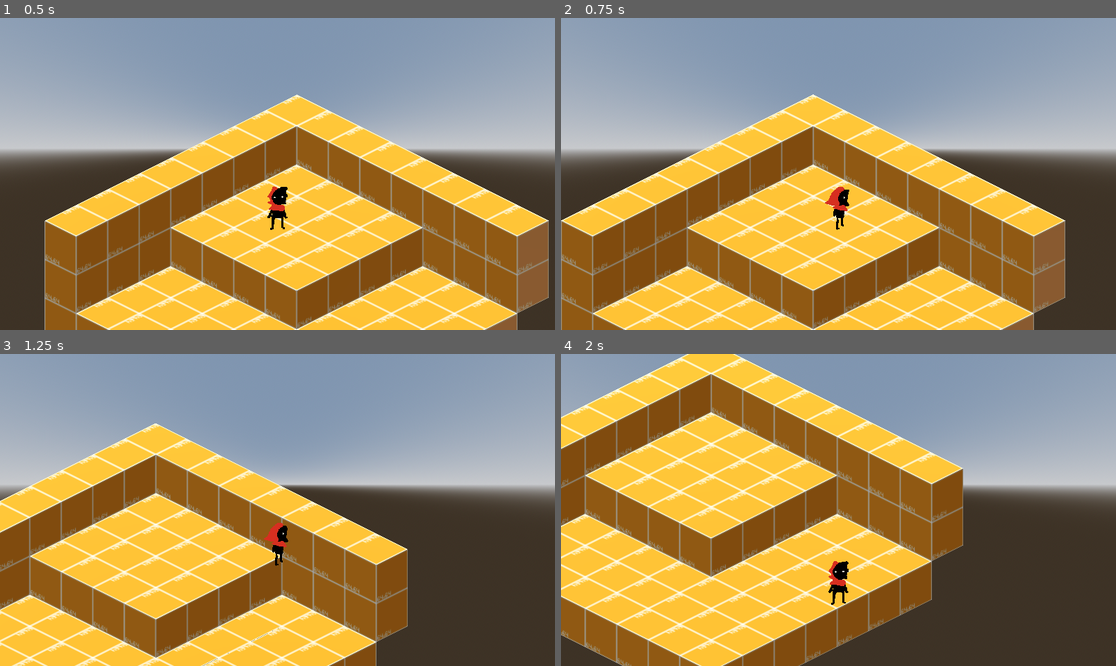
Above: before the commit, frames 1-4 (two rows, left to right).
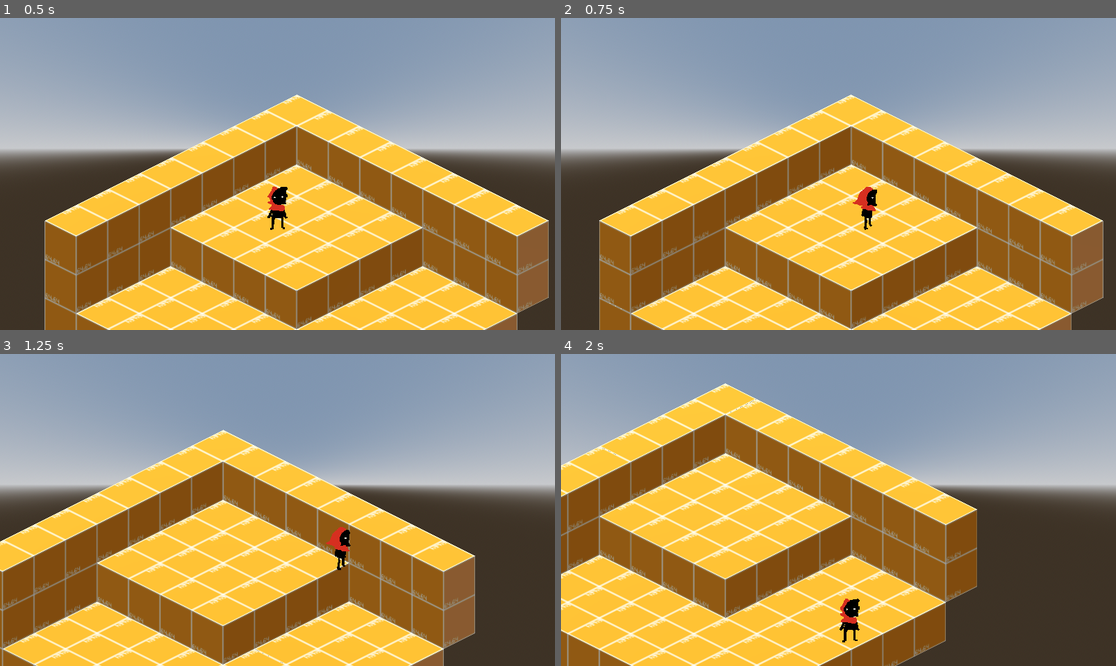
Above: after the commit, the same moments.

Repository: AlexRavelo/PrometheusGame
Game: Godot game, scene res://assets/scenes/test_scene.tscn
The game is run twice, just before and just after one commit, with the same random seed, the same clock (stepped at 60 frames per second) and the same inputs.
Inputs:
- Up to frame 1 (0.5 s): no input
- Up to frame 2 (0.75 s): tap Enter at 0.5 s; hold Right (Right) from 0.53 s (still down); tap Z (Attack) at 0.6 s
- Up to frame 3 (1.25 s): keep holding Right (Right)
- Up to frame 4 (2 s): release Right (Right) at 1.28 s; hold Down (Down) from 1.28 s (still down); tap Z (Attack) at 1.35 s

Frame 1 is identical in both runs. In frame 2, 35% of the frame differs, in the area x 0-98%, y 24-100%; in frame 3, 39%; in frame 4, 49%, in the area x 0-75%, y 0-100%.

Commit message:
builds upon the attack stuff + cleans some stuff + smoothes stuff like direction and camera position
not sure why it's changing teh dev tile stuff but ok

Diff:
--- a/assets/code/Camera.gd
+++ b/assets/code/Camera.gd
@@ -10,5 +10,5 @@
 # Called every frame. 'delta' is the elapsed time since the previous frame.
 func _process(delta):
 	if Camera_Target:
-		position.x = Camera_Target.position.x
-		position.z = Camera_Target.position.z + 5
+		position.x = lerpf(position.x, Camera_Target.position.x, 0.04)
+		position.z = lerpf(position.z, Camera_Target.position.z + 5, 0.04)
--- a/assets/code/basePlayer.gd
+++ b/assets/code/basePlayer.gd
@@ -1,8 +1,6 @@
 class_name PlayerEntity
 
 extends BaseEntity
-
-@export_range(0.0,100.0,0.1) var player_movespeed = 5
 
 @onready var attack_hitbox = $AttackHitbox
 @onready var animation_tree = $AnimationTree
@@ -18,7 +16,6 @@
 	if Input.is_action_just_pressed("Attack"):
 		attack()
 
-
 	move_input()
 
 	move_and_slide()
@@ -26,12 +23,14 @@
 func move_input():
 	var inputdir = Input.get_vector("Left","Right", "Up", "Down")
 	if inputdir:
-		direction.x = move_toward(direction.x, inputdir.x, 0.1)
-		direction.y = move_toward(direction.y, inputdir.y, 0.1)
+		direction.x = lerpf(direction.x, inputdir.x, 0.08)
+		direction.y = lerpf(direction.y, inputdir.y, 0.08)
 
-	velocity.x = move_toward(velocity.x, inputdir.x*player_movespeed, base_speed)
-	velocity.z = move_toward(velocity.z, inputdir.y*player_movespeed, base_speed)
+	attack_hitbox.look_at(Vector3(position.x + direction.x, position.y, position.z + direction.y))
+
+	velocity.x = move_toward(velocity.x, inputdir.x*base_speed, 0.8)
+	velocity.z = move_toward(velocity.z, inputdir.y*base_speed, 0.8)
 
 func attack():
 	var target = attack_hitbox.get_overlapping_bodies()
-	print("aaabaababababfbbfb")
+	print("RATCHET ATTACK")
--- a/assets/scenes/Player.tscn
+++ b/assets/scenes/Player.tscn
@@ -211,6 +211,7 @@
 [node name="Player" type="CharacterBody3D"]
 transform = Transform3D(1, 0, 0, 0, 1, 0, 0, 0, 1, 0, 1.18412, 0)
 script = ExtResource("1_2wclh")
+base_speed = 5.0
 
 [node name="CollisionShape3D" type="CollisionShape3D" parent="."]
 transform = Transform3D(1, 0, 0, 0, 1, 0, 0, 0, 1, 0, -0.443889, 0)
@@ -236,7 +237,7 @@
 }
 
 [node name="AttackHitbox" type="Area3D" parent="."]
-transform = Transform3D(1, 0, 0, 0, 1, 0, 0, 0, 1, 0, 0, -0.534513)
 
 [node name="CollisionShape3D" type="CollisionShape3D" parent="AttackHitbox"]
+transform = Transform3D(1, 0, 0, 0, 1, 0, 0, 0, 1, 0, -0.5, -0.7)
 shape = SubResource("BoxShape3D_ih6uj")
Not shown: 1 places in assets/code/terrain/devtile.tscn that only renumber resources
Not shown: 2 places in assets/meshes/devmesh.tres that only renumber resources
Not shown, changed: .gitignore
